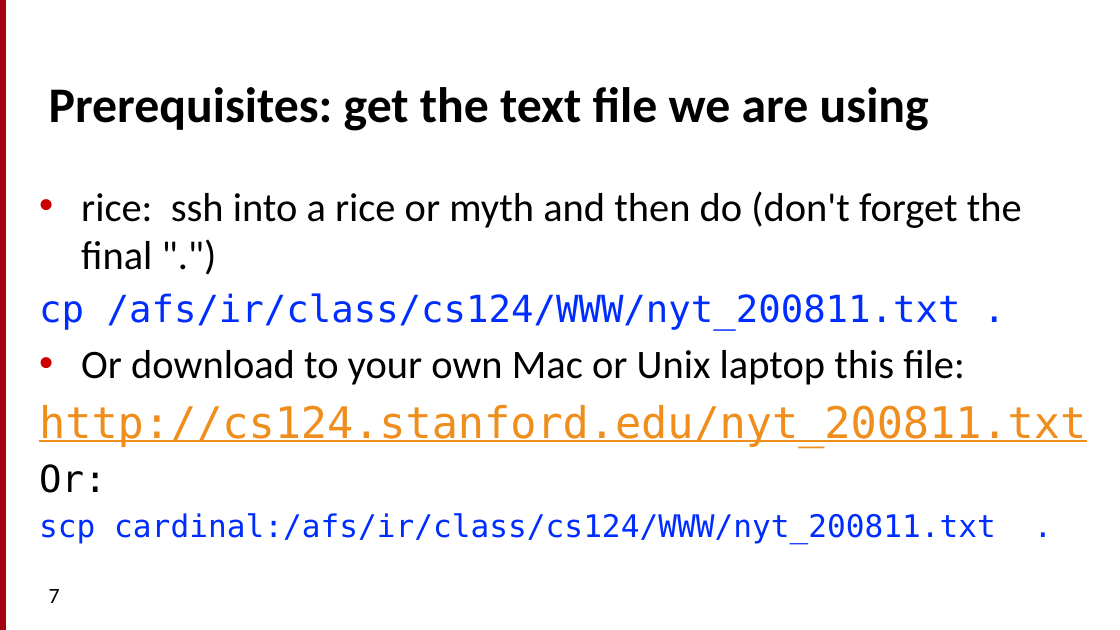
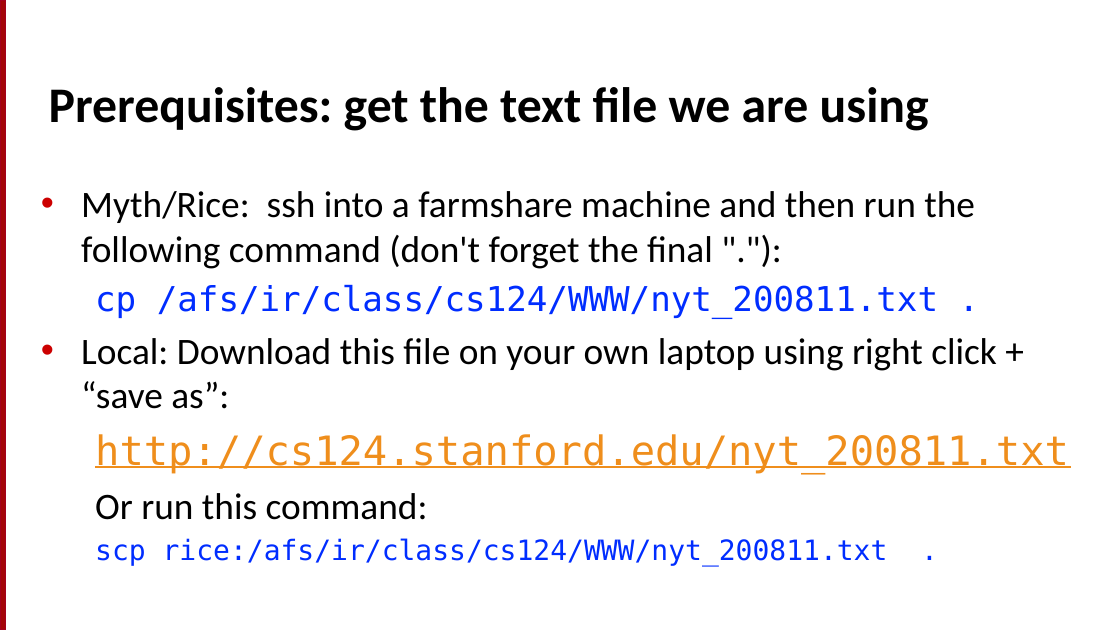
Before and after one commit to cs124/labs, a slide deck: slide 6 of Lab1_UnixForPoets.pptx (slide 7 before the commit). Drawn at 1120x630 pixels with LibreOffice and Linux fonts; fonts in the diff are those of the drawing. Boxes give left, top, right and bottom in pixels: in the first picture for what was removed or moved away, otherwise in the second. Text is boxed around its words. In the diff, an @@ line names an element or a change of style, - is before the commit and + after.

```diff
--- a/Lab1_UnixForPoets.pptx
+++ b/Lab1_UnixForPoets.pptx
@@ text at [81,191,975,269]: text changed; size 26 to 24 pt @@
-• rice: ssh into a rice or myth and then do (don't forget the final ".")
+• Myth/Rice: ssh into a farmshare machine and then run the following command (don't forget the final "."):
@@ text at [95,284,1069,474]: size 24 to 22 pt in "cp /afs/ir/class/cs124/WWW/nyt_200811.txt ."; size 28 to 26 pt in "http://cs124.stanford.edu/nyt_200811.txt"; indent changed @@
@@ text at [81,338,997,409]: text changed; size 26 to 24 pt @@
-• Or download to your own Mac or Unix laptop this file:
+• Local: Download this file on your own laptop using right click + “save as”:
@@ text at [95,493,888,567]: text changed; size 20 to 18 pt @@
-Or:
-scp cardinal:/afs/ir/class/cs124/WWW/nyt_200811.txt .
+Or run this command:
+scp rice:/afs/ir/class/cs124/WWW/nyt_200811.txt .
@@ page number removed at [49,589,60,603] @@
-7
```
Also in this commit, not shown: 24 other slides changed, 12 slides added, 14 slides removed, 1 other file.
